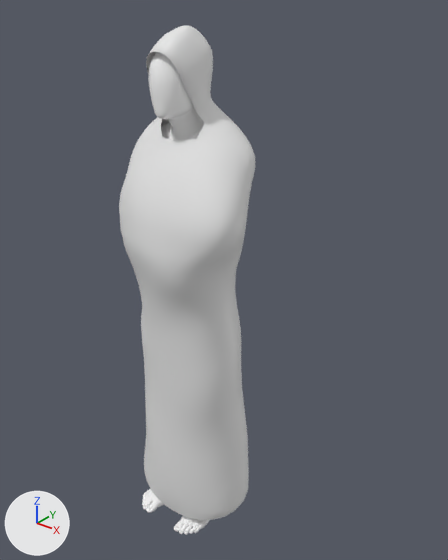
The Blender file blender/project/project-2024-12-20/project-2024-12-20.blend: old version first, new version second.
Before and after are seen from a 50 mm camera at (1.467, -1.6, 2.165) aimed at (0.09, 0.121, 1.098). Arrows for +X, +Y and +Z are at lower left; the lights stay in place.

The first picture shows 'Cloth', 'Humanoid'.
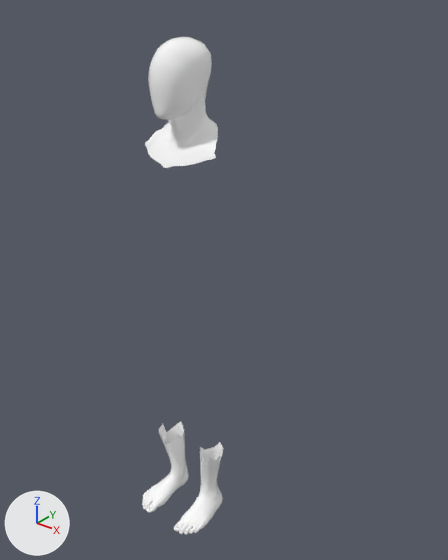
What differs and where, as boxes (x1, y1, x2, y2) in the pictures (448 x 560 px):
'Cloth', hidden: before (119, 25, 253, 520)
'Humanoid', unchanged, uncovered by the edit: before (55, 62, 393, 534); after (55, 37, 393, 534)

Diff of the bpy script that builds the scene:
```diff
--- a/blender/project/project-2024-12-20/project-2024-12-20.blend.py
+++ b/blender/project/project-2024-12-20/project-2024-12-20.blend.py
@@ ob_cloth @@
 ob_cloth.scale = (1.1, 1.1, 1.1)
+ob_cloth.hide_set(True)
```
